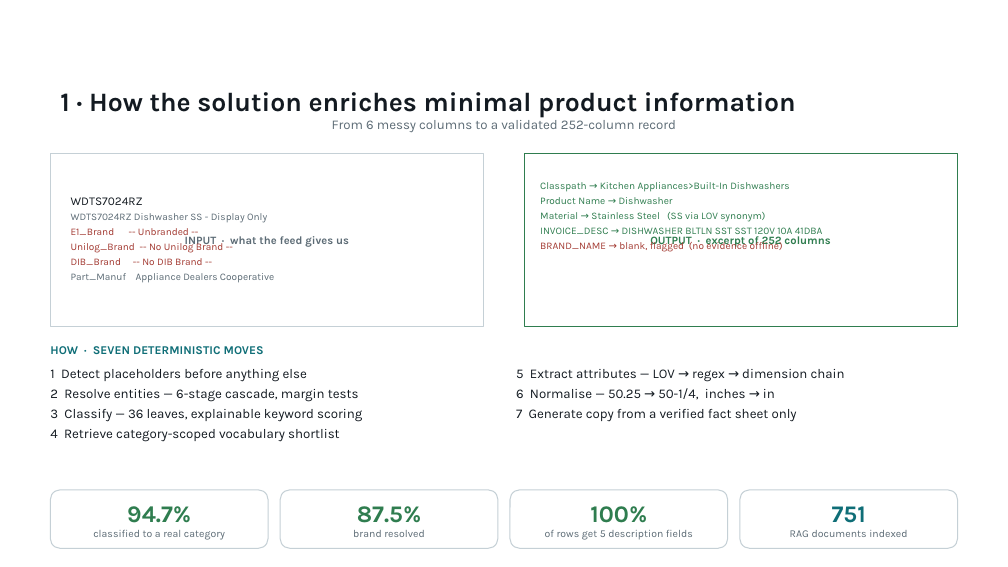
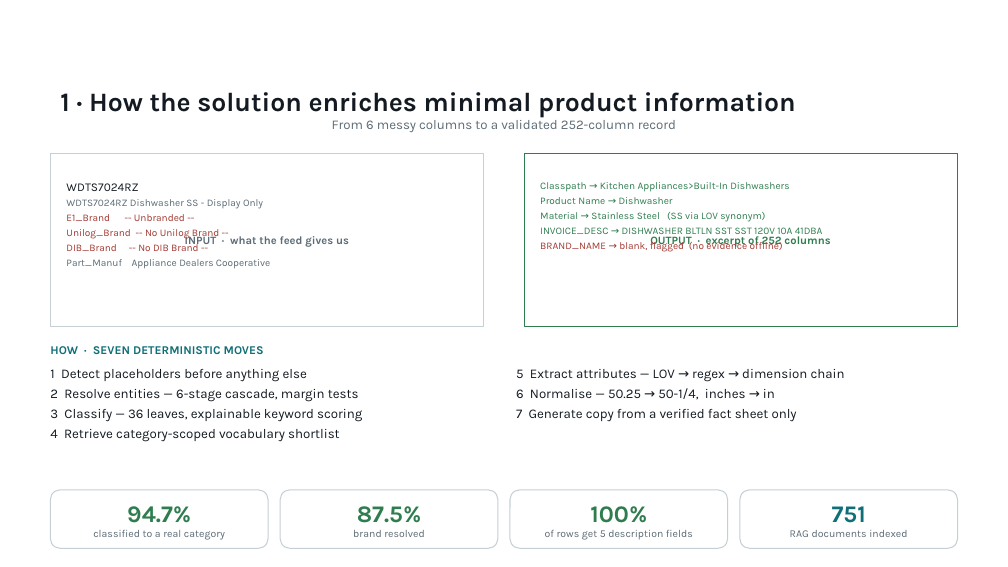
Before and after one commit to kumarrishuraj/unilog-ai-product-intelligence, a slide deck: slide 4 of UniHack_Unilog_Product_Intelligence.pptx. Drawn at 1008x567 pixels with LibreOffice and Linux fonts; fonts in the diff are those of the drawing; background and template pictures are left out. Boxes give left, top, right and bottom in pixels: in the first picture for what was removed or moved away, otherwise in the second. Text is boxed around its words. In the diff, an @@ line names an element or a change of style, - is before the commit and + after.

```diff
--- a/UniHack_Unilog_Product_Intelligence.pptx
+++ b/UniHack_Unilog_Product_Intelligence.pptx
@@ text "WDTS7024RZ" moved from (x1=71, y1=197, x2=274, y2=283) to (x1=66, y1=183, x2=270, y2=269) @@
```
Also in this commit, not shown: 4 other slides changed, 5 other files.
